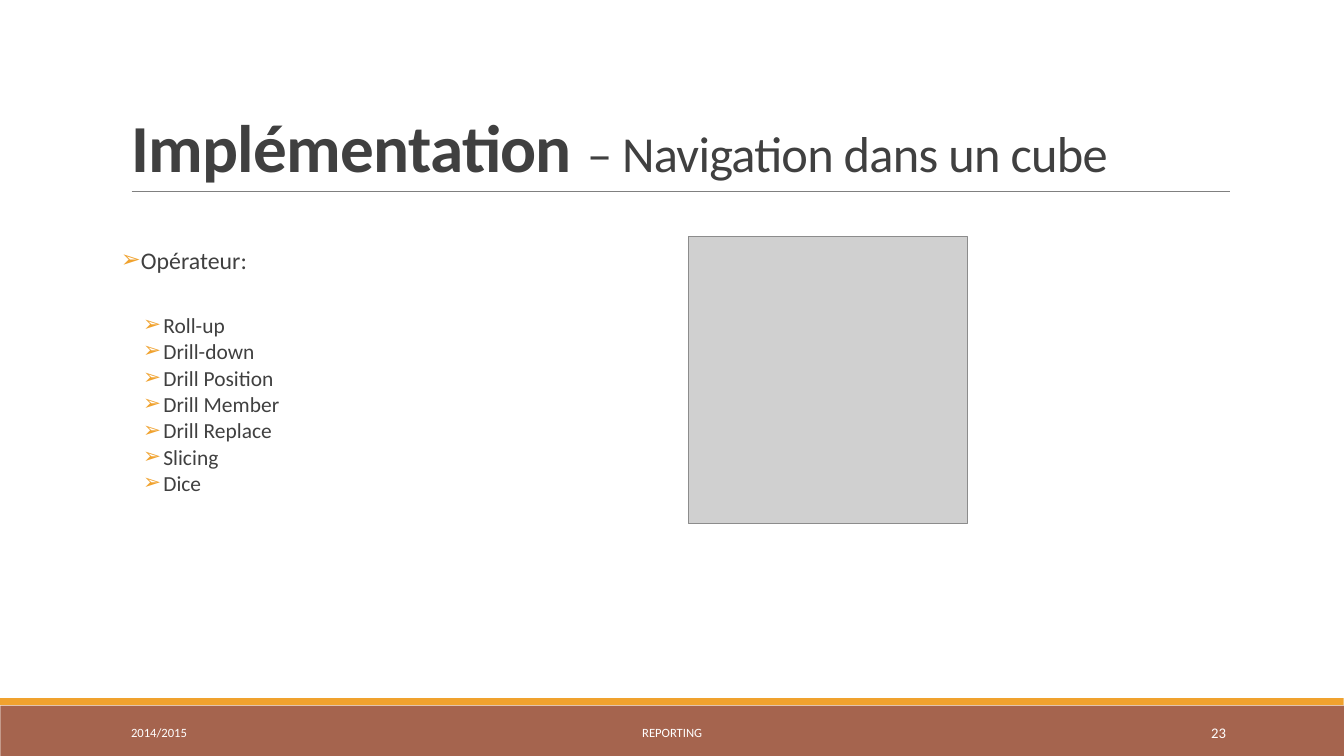
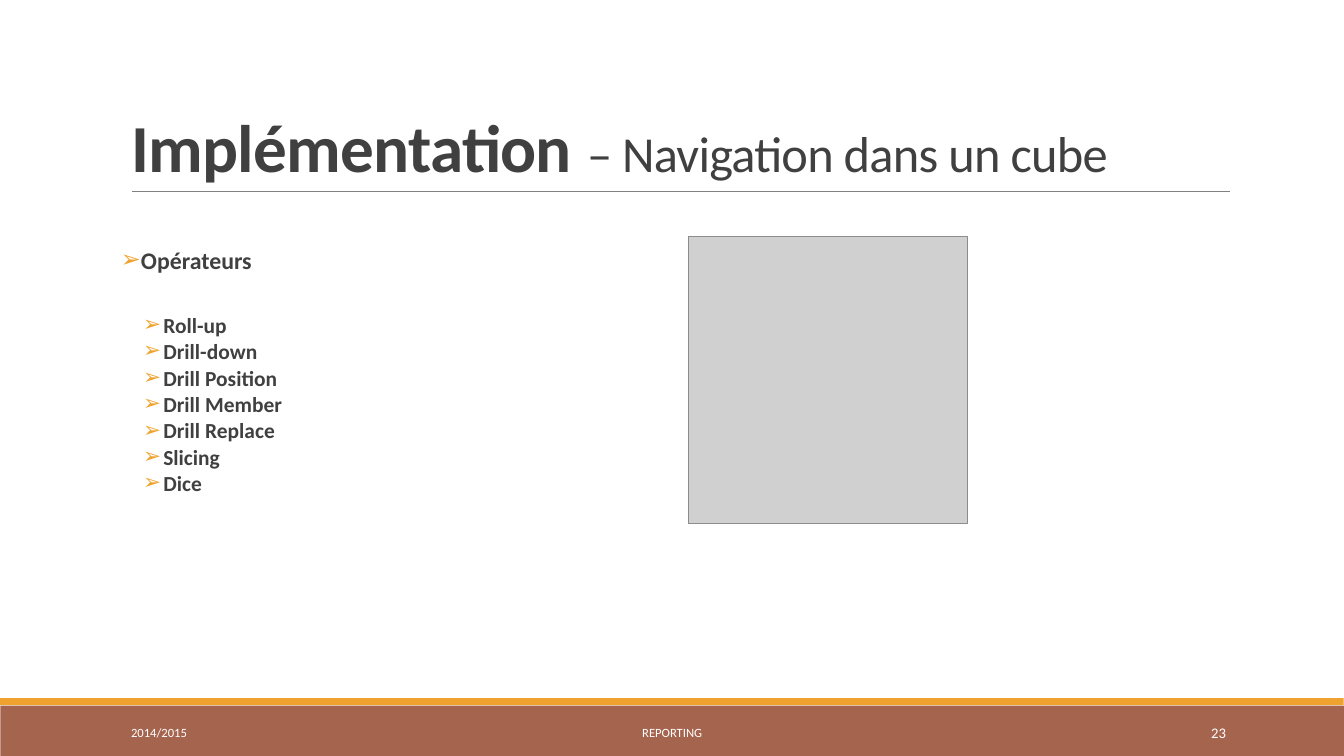
Before and after one commit to seddikouiss/data, a slide deck: slide 23 of RAPORT/Reporting_Presentation_V2.pptx. Drawn at 1344x756 pixels with LibreOffice and Linux fonts; fonts in the diff are those of the drawing; grey boxes stand for pictures. Boxes give left, top, right and bottom in pixels: in the first picture for what was removed or moved away, otherwise in the second. Text is boxed around its words. In the diff, an @@ line names an element or a change of style, - is before the commit and + after.

```diff
--- a/RAPORT/Reporting_Presentation_V2.pptx
+++ b/RAPORT/Reporting_Presentation_V2.pptx
@@ text at [141, 252, 252, 273]: text changed; bold on @@
-➢ Opérateur:
+➢ Opérateurs
@@ text at [163, 318, 282, 491]: bold on in "Roll-up", "Drill-down", "Drill Position", "Drill Member" and 3 more places @@
```
Also in this commit, not shown: 17 other slides changed, 1 other file.
